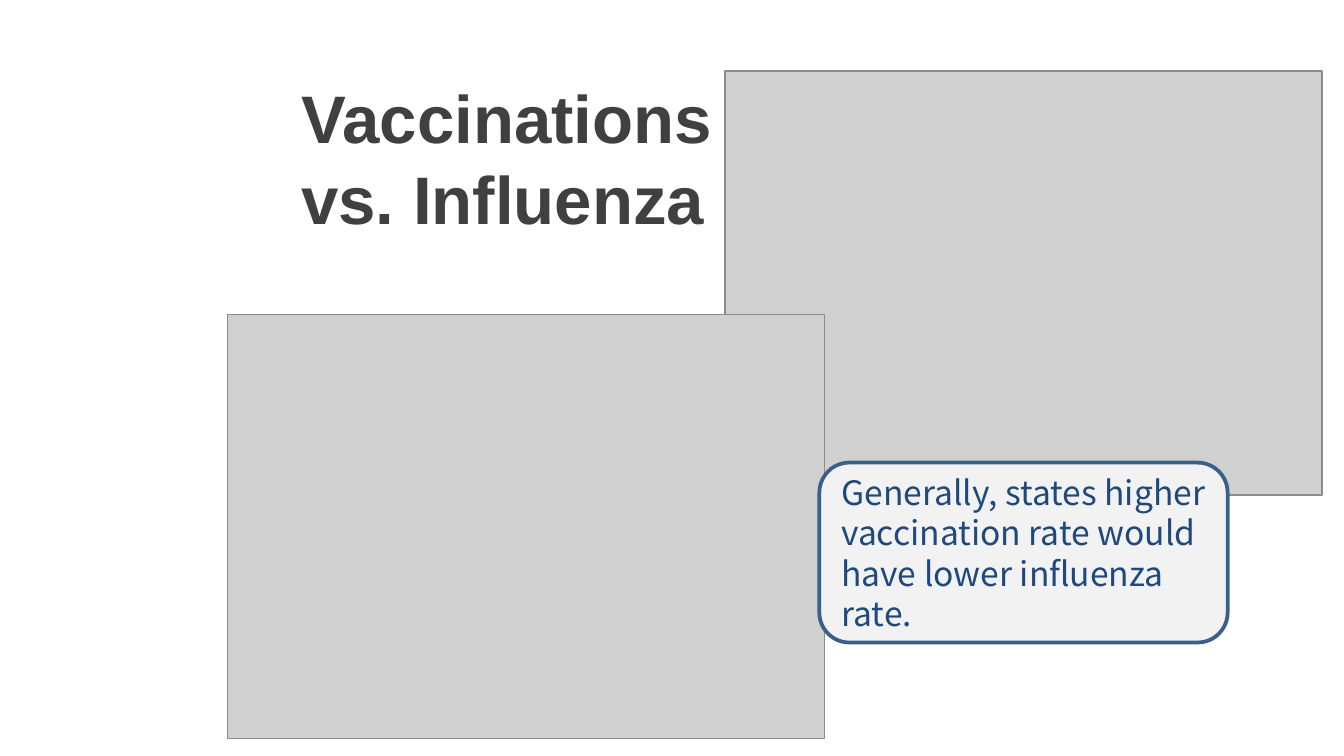
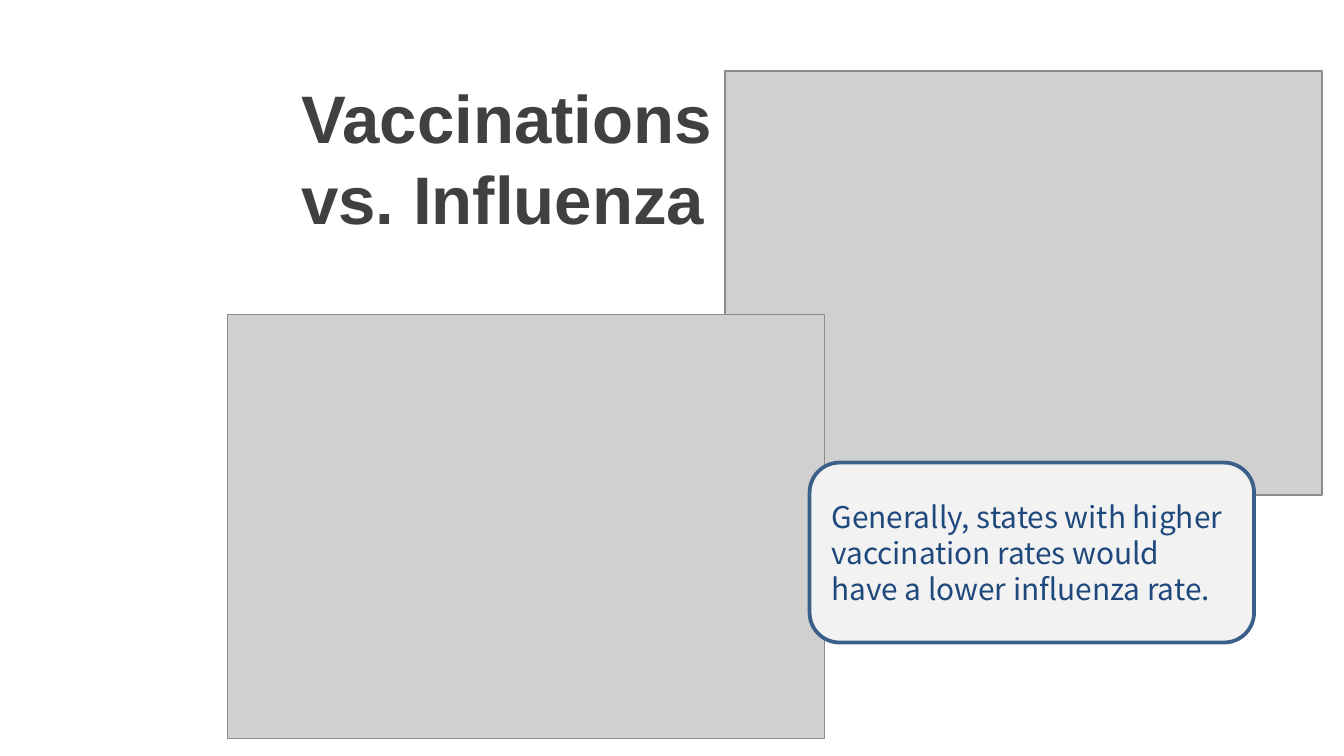
Before and after one commit to zhan656/Analyticus, a slide deck: slide 9 of presentation/analyticus_Influenza_vs._vaccinations.pptx. Drawn at 1344x756 pixels with LibreOffice and Linux fonts; fonts in the diff are those of the drawing; grey boxes stand for pictures; background and template pictures are left out. Boxes give left, top, right and bottom in pixels: in the first picture for what was removed or moved away, otherwise in the second. Text is boxed around its words. In the diff, an @@ line names an element or a change of style, - is before the commit and + after.

```diff
--- a/presentation/analyticus_Influenza_vs._vaccinations.pptx
+++ b/presentation/analyticus_Influenza_vs._vaccinations.pptx
@@ rounded rectangle "Generally, states with higher vaccination ...": place and size @@
-rounded rectangle "Generally, states with higher vaccination ..." at (820,462,1228,642)
+rounded rectangle "Generally, states with higher vaccination ..." at (809,462,1254,642)
@@ text in rounded rectangle at (832,504,1222,601): text changed; size 18 to 16 pt @@
-Generally, states higher vaccination rate would have lower influenza
-rate.
+Generally, states with higher vaccination rates would have a lower influenza rate.
```
Also in this commit, not shown: 1 other slide changed.
